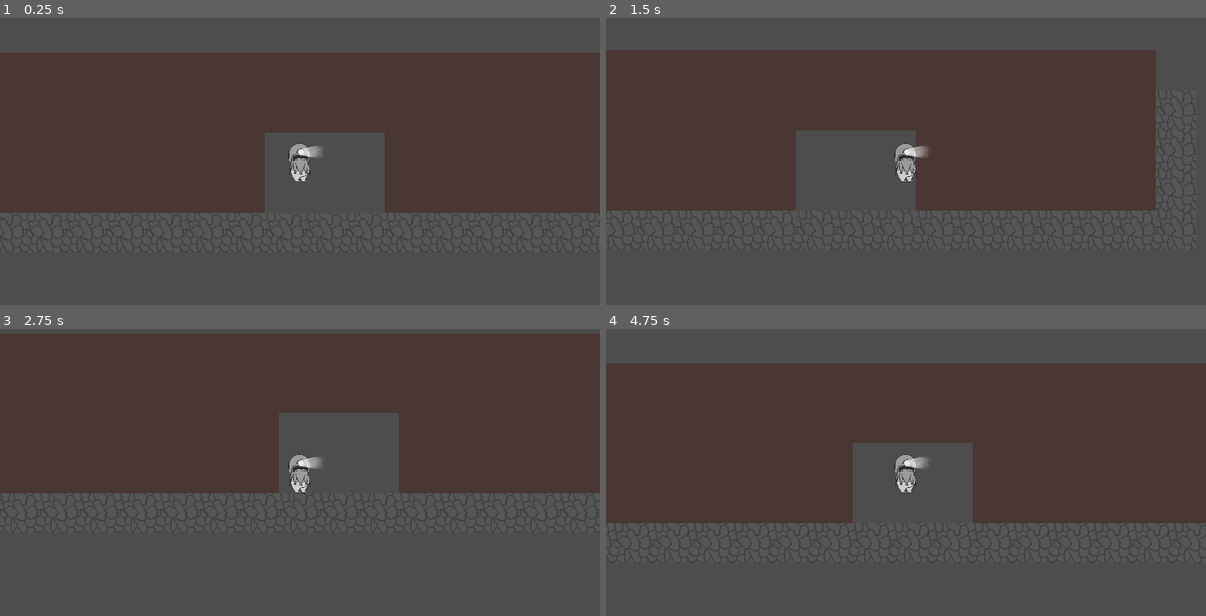
Above: before the commit, frames 1-4 (two rows, left to right).
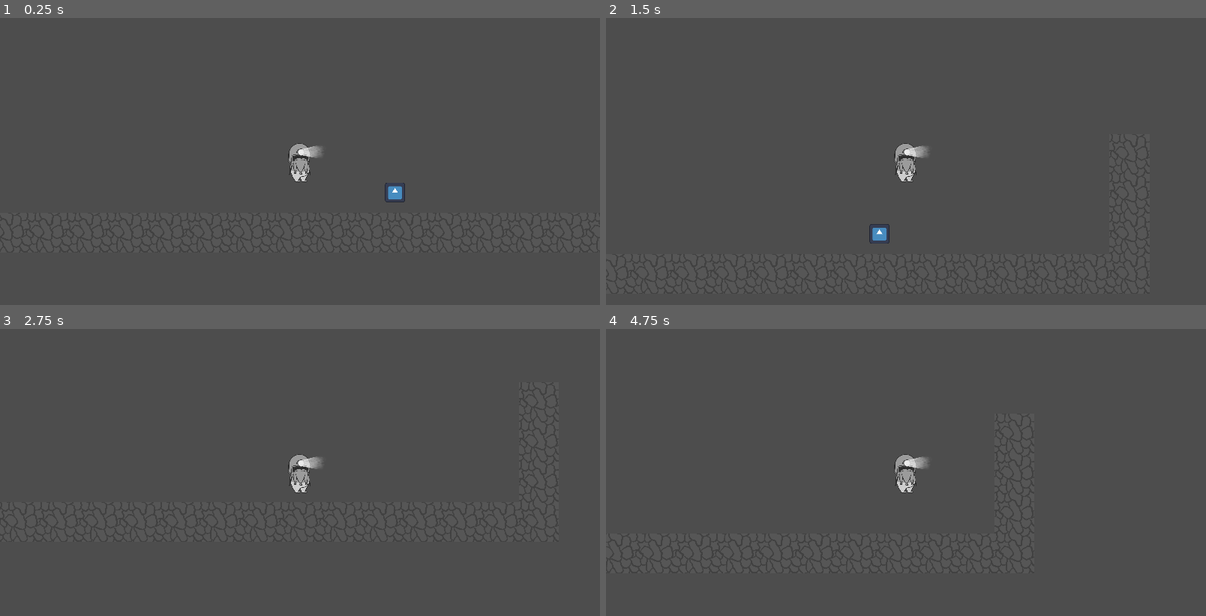
Above: after the commit, the same moments.

Repository: nksacayan/ProjectDarkAndDiggy
Game: Godot game, scene res://levels/test_level.tscn
Same seed, same stepped clock (60 frames per second), same inputs: the game is played once before the commit and once after it. The engine's default icon, where the game draws it, is replaced by a stand-in: a white triangle on a blue panel in a dark square.
Inputs:
- Up to frame 1 (0.25 s): no input
- Up to frame 2 (1.5 s): hold D (move_right) from 0.53 s (still down); tap Space (jump) at 0.77 s
- Up to frame 3 (2.75 s): tap Space (jump) at 1.52 s; release D (move_right) at 2.03 s; hold A (move_left) from 2.03 s (still down)
- Up to frame 4 (4.75 s): release A (move_left) at 2.78 s; hold D (move_right) 2.78-4.28 s; tap Space (jump) at 3.02, 3.77, 4.52 s; hold A (move_left) from 4.28 s (still down)

The runs differ from the first frame. In frame 1, 50% of the frame differs, in the area x 0-100%, y 12-68%; in frame 2, 45%; in frame 3, 49%; in frame 4, 49%.

Commit message:
Implements treasure and score

Diff:
--- /dev/null
+++ b/autoloads/scorekeeper_singleton/scorekeeper_singleton.gd
@@ -0,0 +1,10 @@
+extends Node
+
+signal score_changed(p_new_score)
+
+var score: int = 0:
+	get:
+		return score
+	set(p_value):
+		score = p_value
+		score_changed.emit(score)
--- /dev/null
+++ b/autoloads/scorekeeper_singleton/scorekeeper_singleton.tscn
@@ -0,0 +1,6 @@
+[gd_scene load_steps=2 format=3 uid="uid://c3wg11bovesgj"]
+
+[ext_resource type="Script" path="res://autoloads/scorekeeper_singleton/scorekeeper_singleton.gd" id="1_q4cki"]
+
+[node name="ScorekeeperSingleton" type="Node"]
+script = ExtResource("1_q4cki")
--- a/levels/test_level.tscn
+++ b/levels/test_level.tscn
@@ -1,8 +1,8 @@
 [gd_scene load_steps=4 format=3 uid="uid://c4pgqxkirjwoj"]
 
 [ext_resource type="TileSet" uid="uid://n1ugbsf4yjas" path="res://tile_stuff/default_tileset.tres" id="1_2g07l"]
-[ext_resource type="TileSet" uid="uid://xem0f6yr1tkk" path="res://tile_stuff/placeholder/placeholder_tileset.tres" id="2_hnsp4"]
 [ext_resource type="PackedScene" uid="uid://cd6ndg0vgc407" path="res://player/player.tscn" id="2_yqqgh"]
+[ext_resource type="PackedScene" uid="uid://cqb55045va5iy" path="res://objects/treasure/treasure.tscn" id="3_wwk7g"]
 
 [node name="TestLevel" type="Node2D"]
 
@@ -11,11 +11,8 @@
 format = 2
 layer_0/tile_data = PackedInt32Array(196608, 0, 0, 196609, 0, 0, 196610, 0, 0, 196611, 0, 0, 196612, 0, 0, 196613, 0, 0 …(271 unchanged characters)…
 
-[node name="TestTileMap" type="TileMap" parent="."]
-scale = Vector2(4, 4)
-tile_set = ExtResource("2_hnsp4")
-format = 2
-layer_0/tile_data = PackedInt32Array(131078, 1, 0, 65542, 1, 0, 196606, 1, 0, 11, 1, 0, 10, 1, 0, 9, 1, 0, 8, 1, 0, 7, 1, 0, 6, 1, 0, 5, 1, 0, 4, 1, 0, 3, 1, 0, 2, 1, 0, 1, 1, 0, 0, 1, 0, 65535, 1, 0, 65534, 1, 0, 65533, 1, 0, 65532, 1, 0, 65531, 1, 0, 131067, 1, 0, 131068, 1, 0, 196604, 1, 0, 196605, 1, 0, 131069, 1, 0, 131070, 1, 0, 131071, 1, 0, 65536, 1, 0, 65537, 1, 0, 65538, 1, 0, 131073, 1, 0, 131072, 1, 0, 196607, 1, 0, 131074, 1, 0, 65543, 1, 0, 131079, 1, 0, 131080, 1, 0, 131081, 1, 0, 65545, 1, 0, 65546, 1, 0, 65544, 1, 0, 65547, 1, 0, 131083, 1, 0, 131082, 1, 0, -65525, 1, 0, -65526, 1, 0, -65527, 1, 0, -65528, 1, 0, -65529, 1, 0, -65530, 1, 0, -65531, 1, 0, -65532, 1, 0, -65533, 1, 0, -65534, 1, 0, -65535, 1, 0, -65536, 1, 0, -1, 1, 0, -2, 1, 0, -3, 1, 0, -4, 1, 0)
-
 [node name="PlayerBody" parent="." instance=ExtResource("2_yqqgh")]
 position = Vector2(992, 416)
+
+[node name="Treasure" parent="." instance=ExtResource("3_wwk7g")]
+position = Vector2(1600, 640)
--- /dev/null
+++ b/objects/treasure/treasure.gd
@@ -0,0 +1,10 @@
+class_name Treasure
+extends Node2D
+
+@export var value: int = 1
+
+
+## Should only trigger on player collisions due to mask
+func _on_area_2d_body_entered(_body: Node2D) -> void:
+	ScorekeeperSingleton.score += value
+	queue_free()
--- /dev/null
+++ b/objects/treasure/treasure.tscn
@@ -0,0 +1,23 @@
+[gd_scene load_steps=4 format=3 uid="uid://cqb55045va5iy"]
+
+[ext_resource type="Texture2D" uid="uid://bpgfbvf4j0e1r" path="res://art_dump/icon.svg" id="1_w75q6"]
+[ext_resource type="Script" path="res://objects/treasure/treasure.gd" id="1_y8elb"]
+
+[sub_resource type="RectangleShape2D" id="RectangleShape2D_y4etk"]
+size = Vector2(128, 128)
+
+[node name="Treasure" type="Node2D"]
+script = ExtResource("1_y8elb")
+
+[node name="Sprite2D" type="Sprite2D" parent="."]
+texture = ExtResource("1_w75q6")
+
+[node name="Area2D" type="Area2D" parent="."]
+collision_layer = 2
+collision_mask = 4
+monitorable = false
+
+[node name="CollisionShape2D" type="CollisionShape2D" parent="Area2D"]
+shape = SubResource("RectangleShape2D_y4etk")
+
+[connection signal="body_entered" from="Area2D" to="." method="_on_area_2d_body_entered"]
--- a/player/player.tscn
+++ b/player/player.tscn
@@ -11,6 +11,7 @@
 height = 250.0
 
 [node name="PlayerBody" type="CharacterBody2D"]
+collision_layer = 4
 script = ExtResource("1_eeh5k")
 metadata/_edit_group_ = true
 
--- a/project.godot
+++ b/project.godot
@@ -14,6 +14,10 @@
 run/main_scene="res://levels/test_level.tscn"
 config/features=PackedStringArray("4.2", "GL Compatibility")
 config/icon="res://player/assets/sprites/test_dwarf.PNG"
+
+[autoload]
+
+ScorekeeperSingleton="*res://autoloads/scorekeeper_singleton/scorekeeper_singleton.tscn"
 
 [display]
 
@@ -53,6 +57,8 @@
 [layer_names]
 
 2d_physics/layer_1="Terrain"
+2d_physics/layer_2="Collectable"
+2d_physics/layer_3="Player"
 
 [rendering]
 
